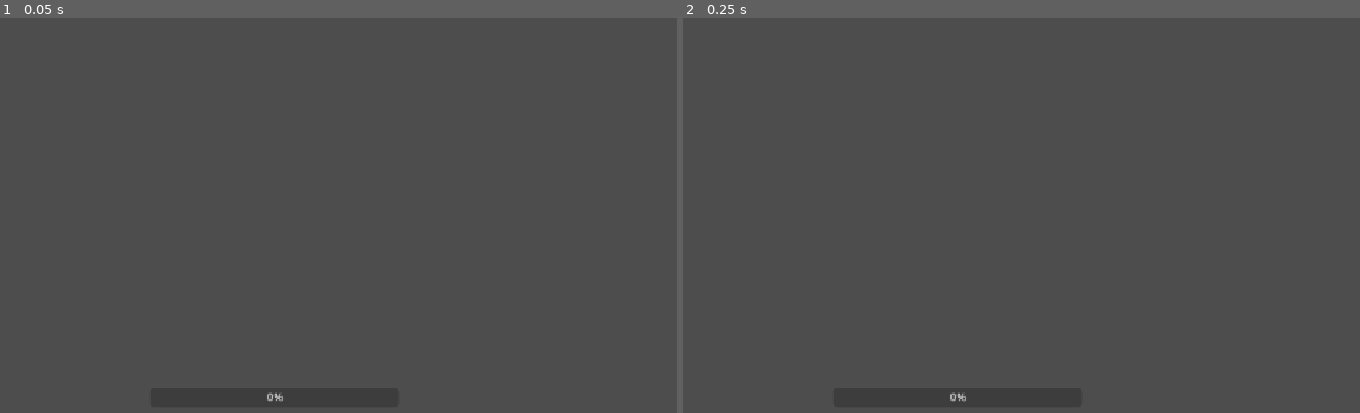
Above: before the commit, frames 1-2 (left to right).
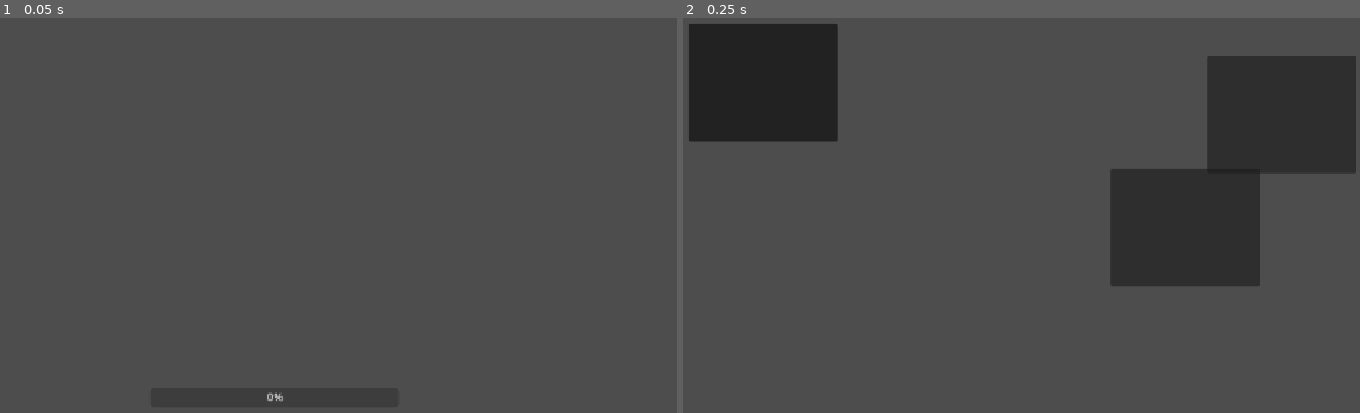
Above: after the commit, the same moments.

Repository: dao1701/android_base
Game: Godot game, scene res://loader.tscn
The game is run twice, just before and just after one commit, with the same random seed, the same clock (stepped at 60 frames per second) and the same inputs.
Inputs:
- Up to frame 1 (0.05 s): no input
- Up to frame 2 (0.25 s): no input

Frame 1 is identical in both runs. In frame 2, 19% of the frame differs, in the area x 0-100%, y 1-97%.
Error before the commit: Invalid access to property or key 'commit' on a base object of type 'Nil'. (res://loader.gd:125)

Commit message:
Refactor _ready function in loader.gd to streamline scene loading logic in editor mode

Diff:
--- a/loader.gd
+++ b/loader.gd
@@ -93,11 +93,10 @@
 
 func _ready() -> void:
     #load new version
-    #if OS.has_feature("editor"):
-        #await get_tree().create_timer(0.1).timeout
-        #var check := decrypt_pck("res://project.encrypted.pck")
-        #get_tree().change_scene_to_file("res://src/main.tscn")
-        #return
+    if OS.has_feature("editor"):
+        await get_tree().create_timer(0.1).timeout
+        get_tree().change_scene_to_file("res://src/main.tscn")
+        return
     var version: String  = self.load_data()
     var path_pck: String = "user://project.encrypted.pck"
     var new_version      = await get_new_version()
